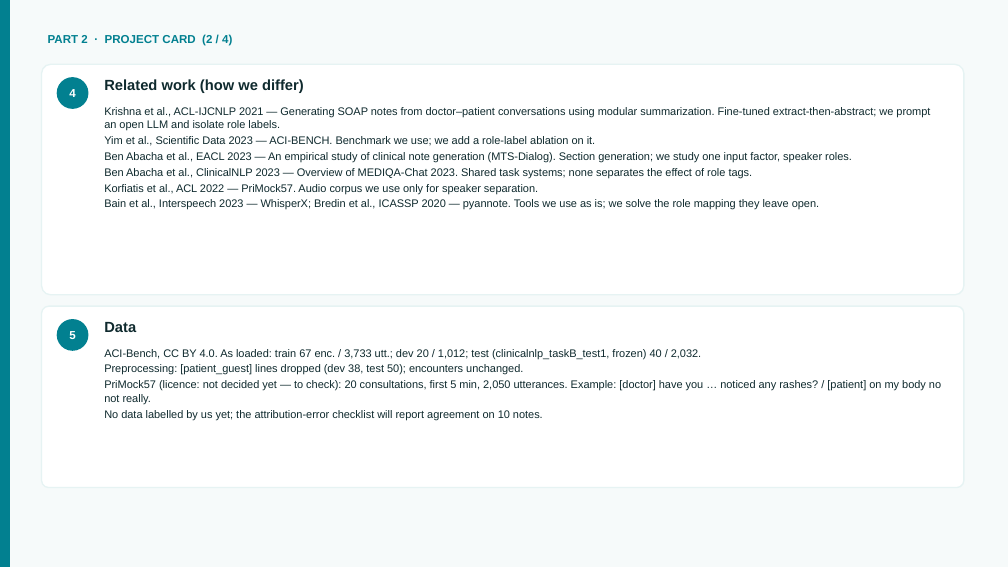
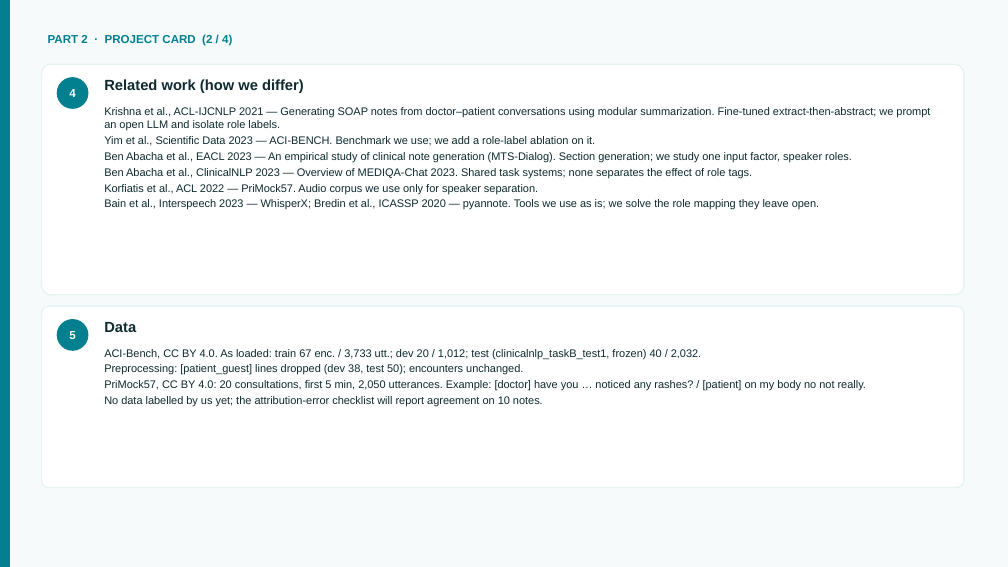
Before and after one commit to Pikseel/medscribe, a slide deck: slide 12 of results/medscribe_midproject.pptx. Drawn at 1008x567 pixels with LibreOffice and Linux fonts; fonts in the diff are those of the drawing. Boxes give left, top, right and bottom in pixels: in the first picture for what was removed or moved away, otherwise in the second. Text is boxed around its words. In the diff, an @@ line names an element or a change of style, - is before the commit and + after.

```diff
--- a/results/medscribe_midproject.pptx
+++ b/results/medscribe_midproject.pptx
@@ text at [104,380,866,391]: text changed @@
-PriMock57 (licence: not decided yet — to check): 20 consultations, first 5 min, 2,050 utterances. Example: [doctor] have you … noticed any rashes? / [patient] on my body no not really.
+PriMock57, CC BY 4.0: 20 consultations, first 5 min, 2,050 utterances. Example: [doctor] have you … noticed any rashes? / [patient] on my body no not really.
```
Also in this commit, not shown: 8 other slides changed, 3 other files.
